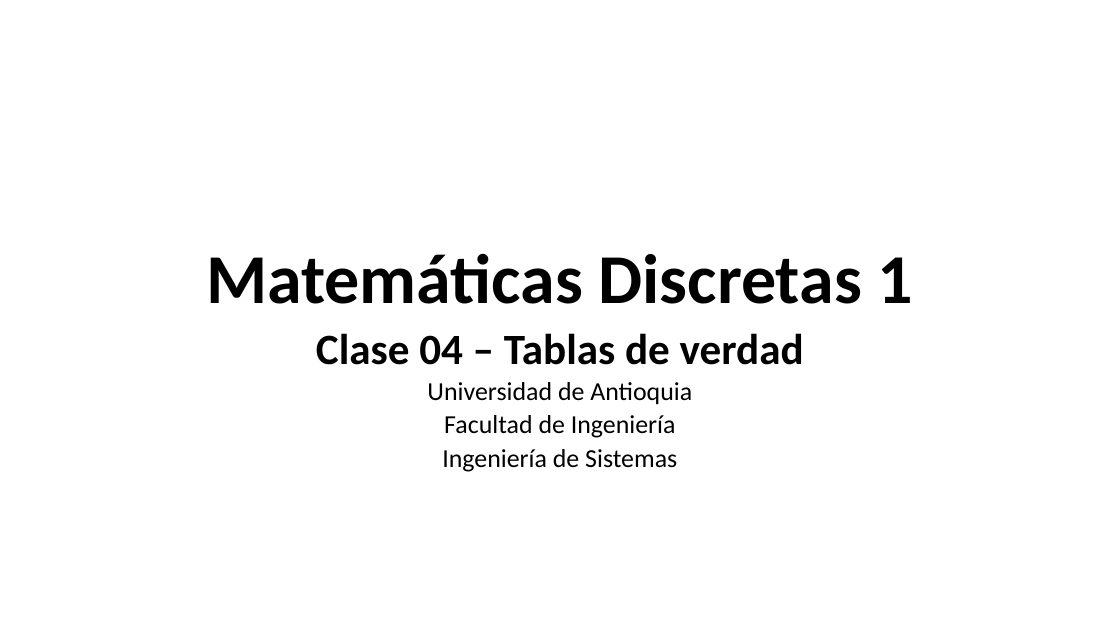
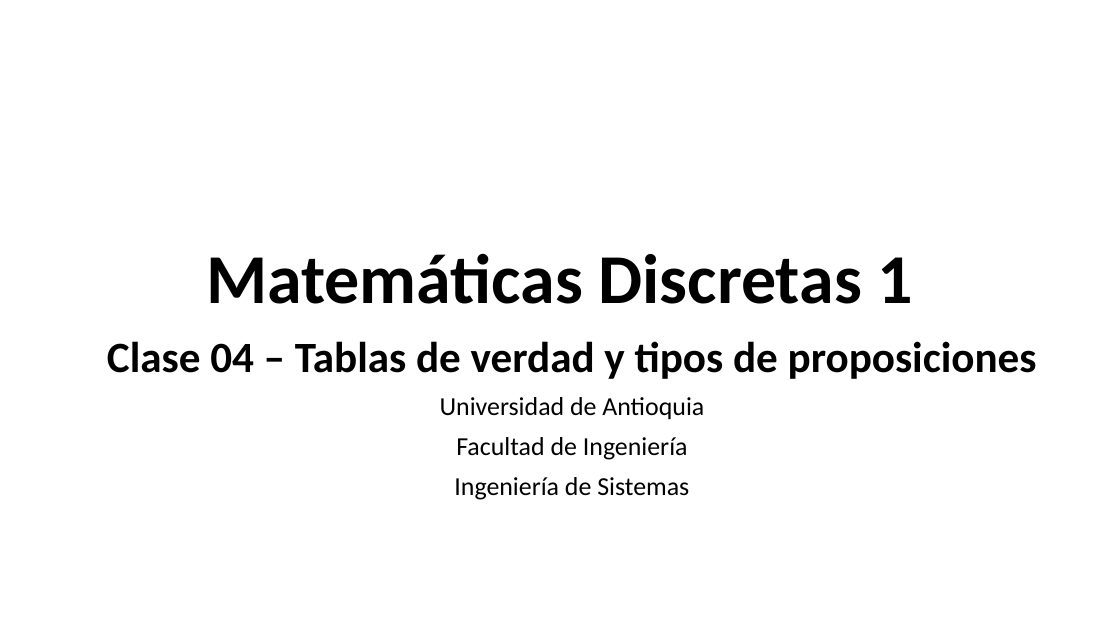
Before and after one commit to discretas1-udea/apuntes_clases_2026-2, a slide deck: slide 1 of clase-04/apuntes_clase4.pptx. Drawn at 1120x630 pixels with LibreOffice and Linux fonts; fonts in the diff are those of the drawing. Boxes give left, top, right and bottom in pixels: in the first picture for what was removed or moved away, otherwise in the second. Text is boxed around its words. In the diff, an @@ line names an element or a change of style, - is before the commit and + after.

Commit message:
Clase 4 actualizada

```diff
--- a/clase-04/apuntes_clase4.pptx
+++ b/clase-04/apuntes_clase4.pptx
@@ subtitle "Clase 04 – Tablas de ...": place and size @@
-subtitle "Clase 04 – Tablas de ..." at box(316, 333, 804, 472)
+subtitle "Clase 04 – Tablas de ..." at box(107, 341, 1037, 500)
@@ subtitle at box(107, 341, 1037, 379): text changed @@
-Clase 04 – Tablas de verdad
+Clase 04 – Tablas de verdad y tipos de proposiciones
@@ subtitle at box(440, 397, 704, 500): line spacing 0.7 to 0.9 @@
```
Also in this commit, not shown: 7 other slides changed, 12 slides added, 3 other files.
